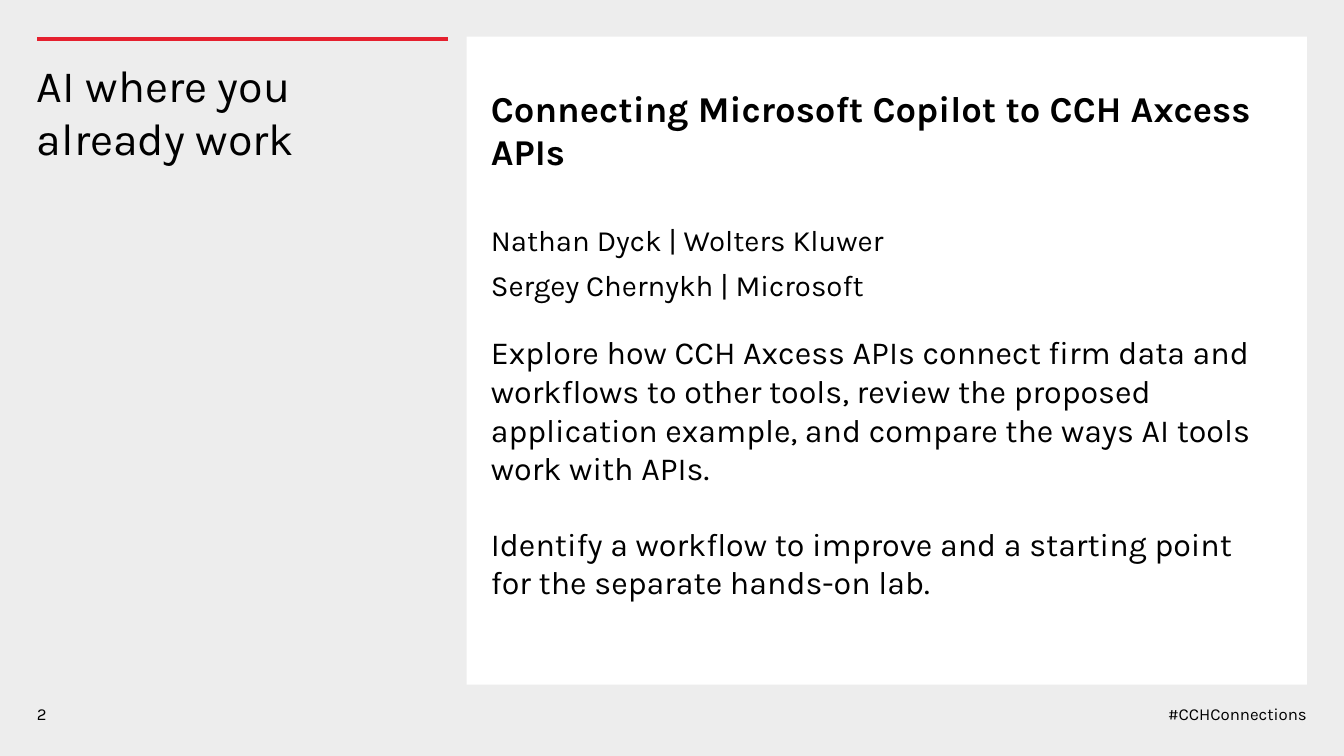
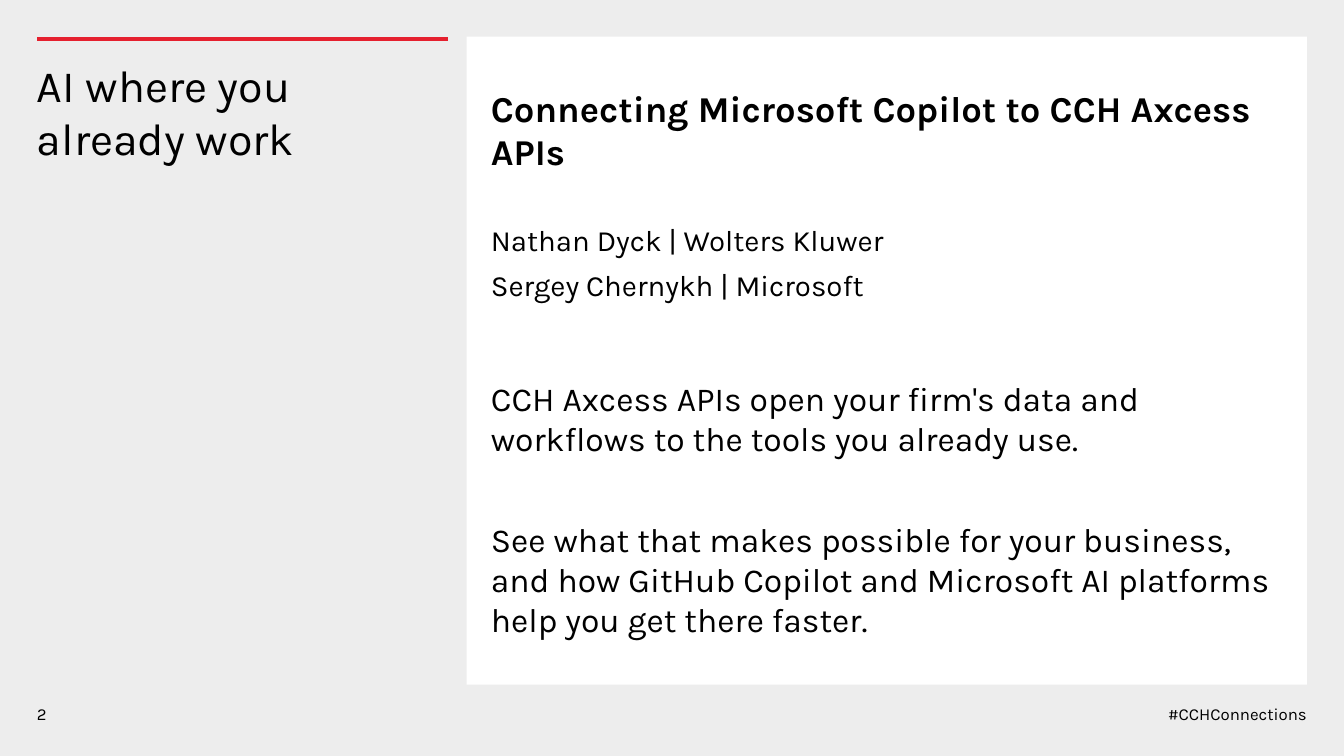
Before and after one commit to nathandyck/wk-tax-api, a slide deck: slide 2 of presentation/CCH-Connections-2026-WK-template.pptx. Drawn at 1344x756 pixels with LibreOffice and Linux fonts; fonts in the diff are those of the drawing. Boxes give left, top, right and bottom in pixels: in the first picture for what was removed or moved away, otherwise in the second. Text is boxed around its words. In the diff, an @@ line names an element or a change of style, - is before the commit and + after.

```diff
--- a/presentation/CCH-Connections-2026-WK-template.pptx
+++ b/presentation/CCH-Connections-2026-WK-template.pptx
@@ text at (491,388,1269,641): text changed; size 23 to 24 pt @@
-Explore how CCH Axcess APIs connect firm data and workflows to other tools, review the proposed application example, and compare the ways AI tools work with APIs.
+CCH Axcess APIs open your firm's data and workflows to the tools you already use.
+See what that makes possible for your business, and how GitHub Copilot and Microsoft AI platforms help you get there faster.
@@ text removed at (491,534,1232,602) @@
-Identify a workflow to improve and a starting point for the separate hands-on lab.
```
Also in this commit, not shown: 20 other slides changed, 10 slides added, 10 slides removed.
